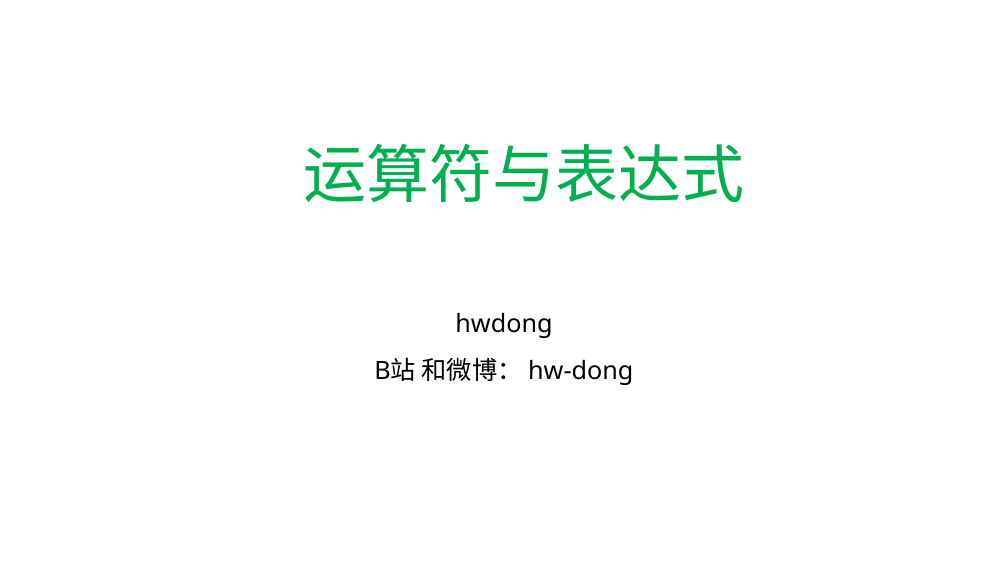
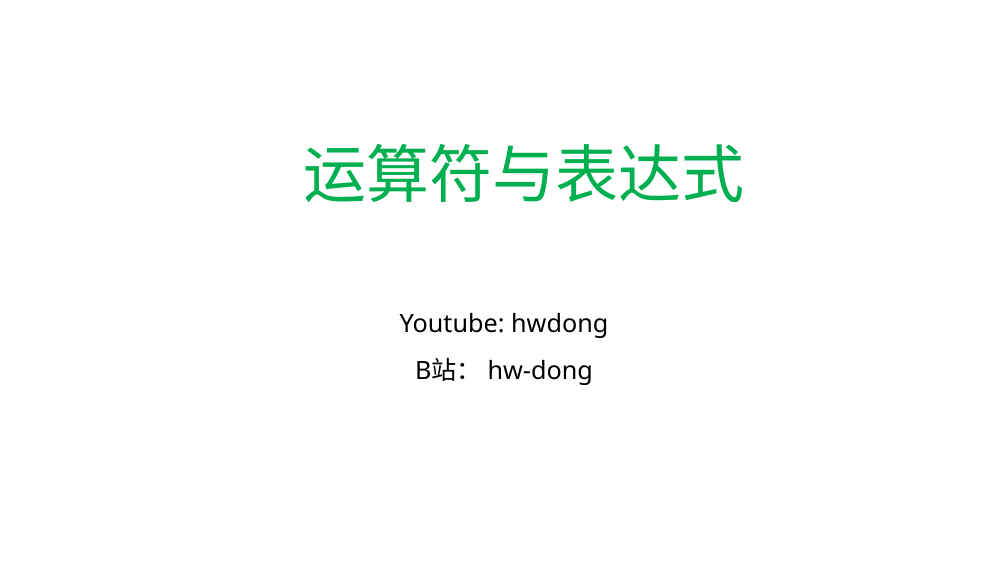
Before and after one commit to hwdong-net/cplusplus17, a slide deck: slide 1 of ppt/3. 运算符与表达式.pptx. Drawn at 1008x567 pixels with LibreOffice and Linux fonts; fonts in the diff are those of the drawing. Boxes give left, top, right and bottom in pixels: in the first picture for what was removed or moved away, otherwise in the second. Text is boxed around its words. In the diff, an @@ line names an element or a change of style, - is before the commit and + after.

```diff
--- a/ppt/3. 运算符与表达式.pptx
+++ b/ppt/3. 运算符与表达式.pptx
@@ subtitle at (x1=400, y1=313, x2=608, y2=385): text changed @@
-hwdong
-B站 和微博： hw-dong
+Youtube: hwdong
+B站： hw-dong
```
